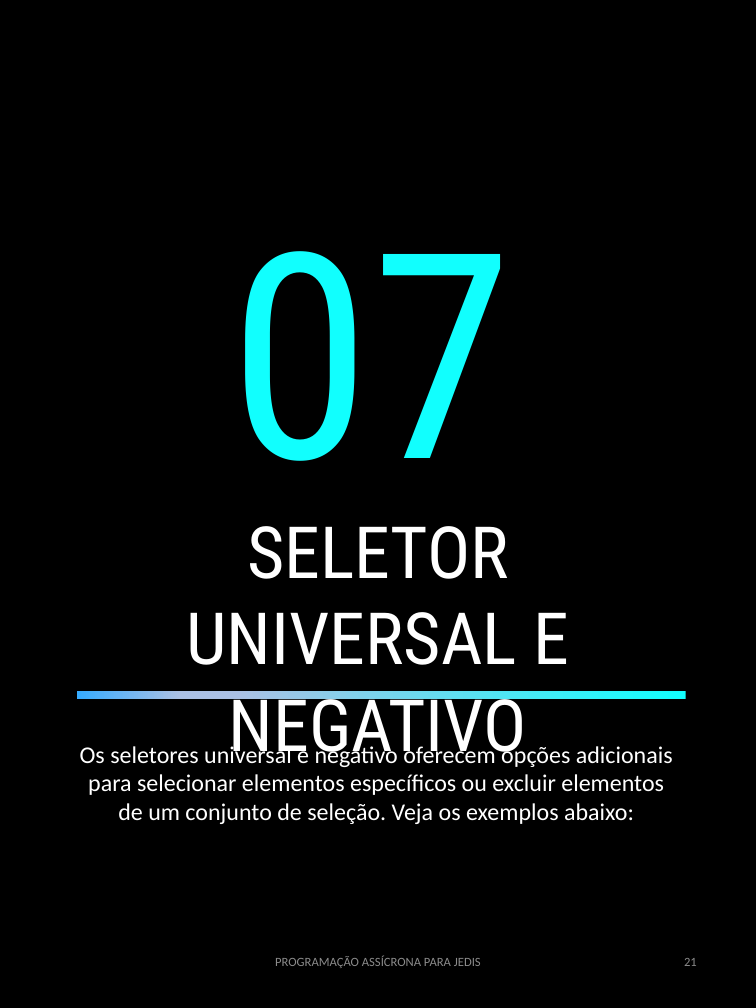
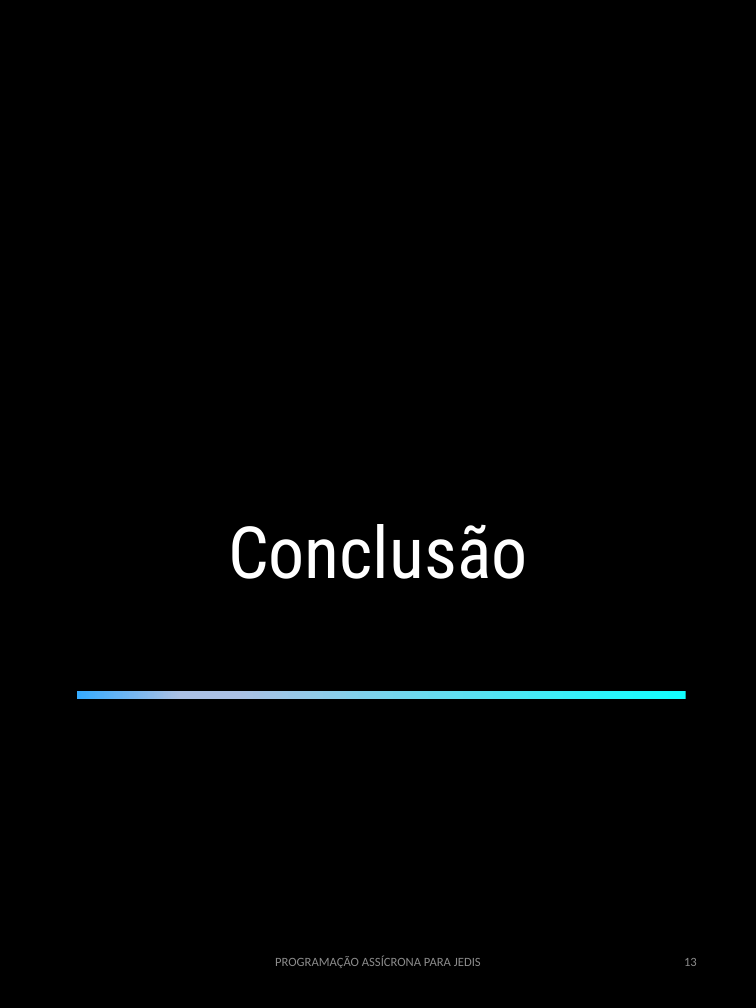
Before and after one commit to BrunoHCS/prompts-create-a-ebook, a slide deck: slide 13 of output/ebook - template.odp (slide 21 before the commit). Drawn at 756x1008 pixels with LibreOffice and Linux fonts; fonts in the diff are those of the drawing. Boxes give left, top, right and bottom in pixels: in the first picture for what was removed or moved away, otherwise in the second. Text is boxed around its words. In the diff, an @@ line names an element or a change of style, - is before the commit and + after.

```diff
--- a/output/ebook - template.odp
+++ b/output/ebook - template.odp
@@ text removed at (230, 251, 513, 461) @@
-07
@@ text removed at (187, 526, 569, 767) @@
-SELETOR UNIVERSAL E NEGATIVO
@@ text added at (228, 524, 528, 579), 72 pt, text #FFFFFF @@
+Conclusão
@@ text removed at (80, 742, 673, 824) @@
-Os seletores universal e negativo oferecem opções adicionais para selecionar elementos específicos ou excluir elementos de um conjunto de seleção. Veja os exemplos abaixo:
@@ page number at (684, 958, 697, 966): text changed @@
-21
+13
```
Also in this commit, not shown: 4 other slides changed, 9 slides added, 18 slides removed, 2 other files.
